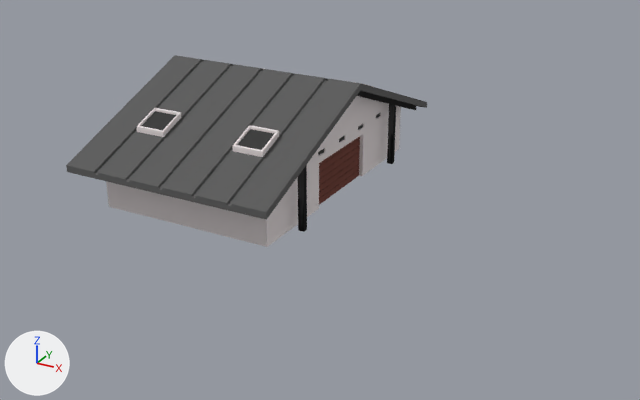
An edit to the glTF model assets/3D/buildings/warehouse.glb, drawn before and after from the same camera.
Camera for both pictures: a camera (50 mm lens) standing at (6.24, -9.77, 4.06) and looking at (1.07, -0.35, -0.64). The axes (+X, +Y, +Z) are drawn at lower left. The lights are the same throughout. The picture after the commit comes second. Where no turn or scale is listed for an object, it has been applied to the vertices.

The first picture shows 'body', 'roof', 'roof.001', 'support' and 1 more.
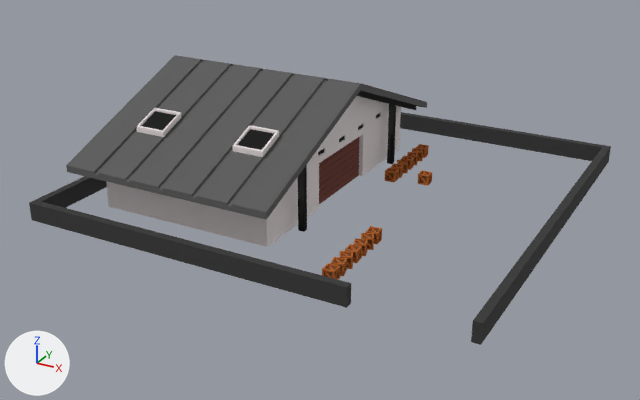
Boxes (x1, y1, x2, y2) around the edits, measured in the pictures (640 x 400 px):
'Plane', added: after (29, 112, 611, 345)
'crate.002', added (brown): after (322, 226, 382, 280)
    faces in mat_sides (brown #b2601f): (322, 226, 382, 280)
    faces in mat_center (brown #6e3b13): (324, 229, 380, 279)
'crate.001', added (brown): after (385, 144, 429, 182)
    faces in mat_sides (brown #b2601f): (385, 144, 429, 182)
    faces in mat_center (brown #6e3b13): (386, 146, 427, 180)
'jalan', added: after (418, 170, 432, 186)
    faces in mat_sides (brown #b2601f): (418, 170, 432, 186)
'gerbang', unchanged, uncovered by the edit: after (319, 137, 359, 204)

Patch to the scene script:
```diff
--- a/assets/3D/buildings/warehouse.glb.py
+++ b/assets/3D/buildings/warehouse.glb.py
@@ mat_sides @@
+mat_sides = principled_material('sides')
+mat_sides.base_color = (0.446, 0.116, 0.0135)  # brown #b2601f
+mat_sides.roughness = 1.0
@@ mat_center @@
+mat_center = principled_material('center')
+mat_center.base_color = (0.156, 0.0437, 0.00651)  # brown #6e3b13
+mat_center.roughness = 1.0
@@ me_plane @@
+me_plane.from_pydata(...)  # 20 vertices, 36 faces; spans x -4.77..1.1, y -3.67..1.86, z 0.0..0.24
+me_plane.materials.append(mat_support)  # dark grey #363636
@@ me_cube_014 @@
+me_cube_014.from_pydata(...)  # 104 vertices, 180 faces; spans x -0.0737..0.0737, y -0.0737..0.0737, z -0.0737..0.0737
+# faces by material slot: [168, 12]
+me_cube_014.materials.append(mat_sides)  # brown #b2601f
+me_cube_014.materials.append(mat_center)  # brown #6e3b13
@@ me_cube_012 @@
+me_cube_012.from_pydata(...)  # 728 vertices, 1260 faces; spans x -0.099..0.099, y -0.074..1.157, z -0.074..0.074
+# faces by material slot: [1176, 84]
+me_cube_012.materials.append(mat_sides)  # brown #b2601f
+me_cube_012.materials.append(mat_center)  # brown #6e3b13
@@ ob_plane @@
+ob_plane = bpy.data.objects.new('Plane', me_plane)
+ob_plane.location = (3.0, 1.0, -0.63)
@@ ob_jalan @@
+ob_jalan = bpy.data.objects.new('jalan', me_cube_014)
+ob_jalan.location = (2.07, 0.82, -0.55)
@@ ob_crate_002 @@
+ob_crate_002 = bpy.data.objects.new('crate.002', me_cube_012)
+ob_crate_002.location = (2.23, -2.22, -0.55)
@@ ob_crate_001 @@
+ob_crate_001 = bpy.data.objects.new('crate.001', me_cube_012.copy())
+ob_crate_001.location = (1.62, 0.7, -0.55)
```
